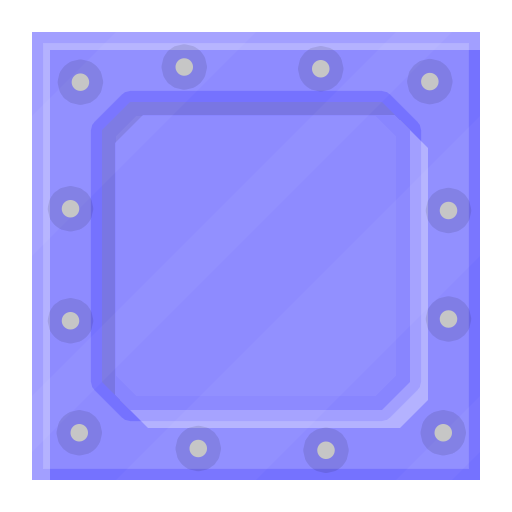
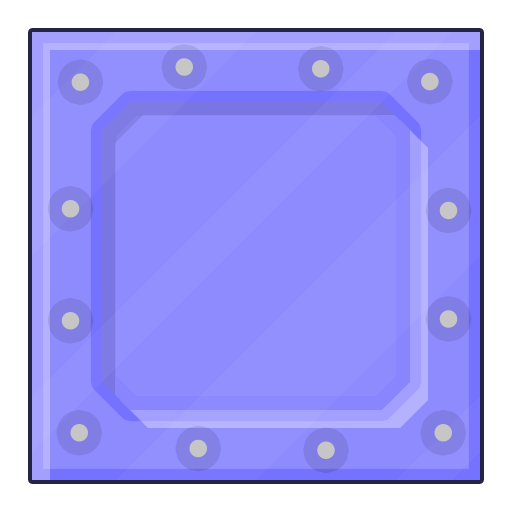
Two versions of the same layered image (512x512). Layer-by-layer changes:
pixels changed over [28, 28, 484, 484] (layer not identified)
